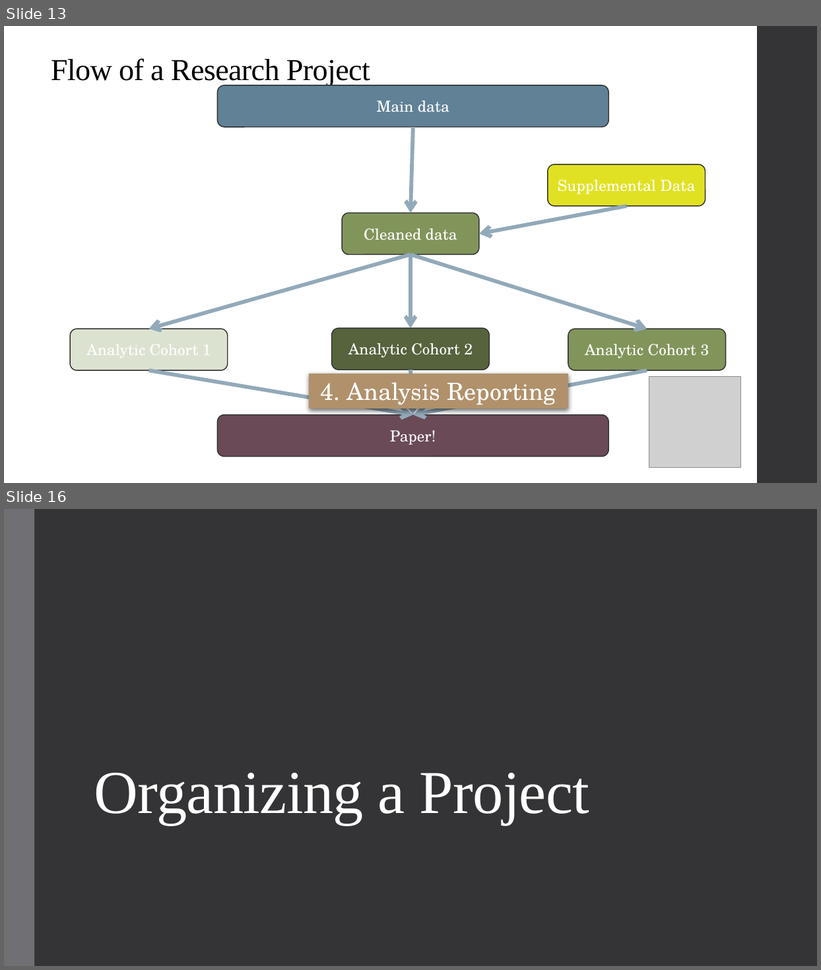
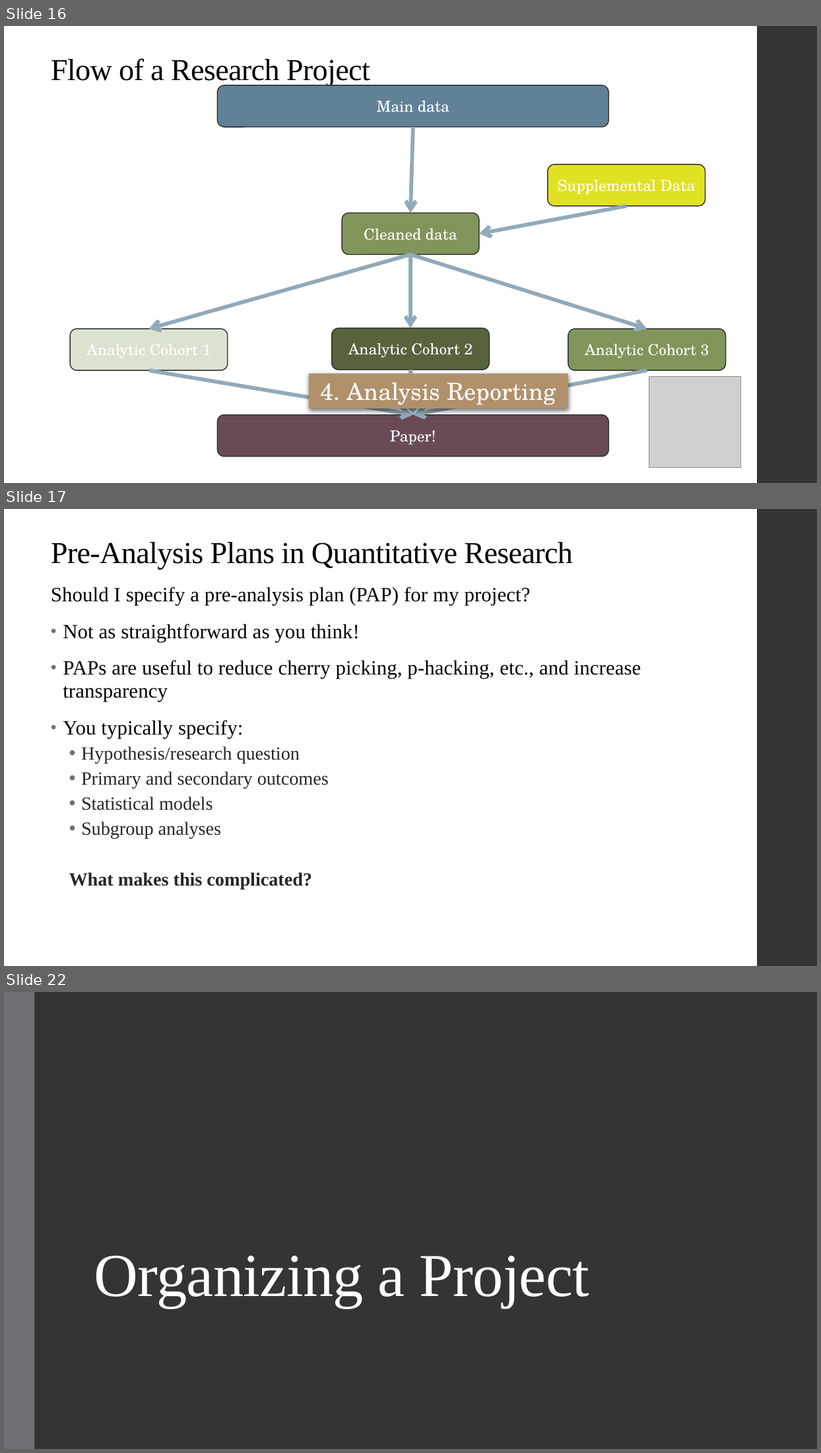
Before and after one commit to alex-hoagland/HAD5744, a slide deck: Lecture05_DataCleaning/Lecture5_DataCleaning-ResearchDesign.pptx. Shown one above the other, each under a label of ours: slides 13 and 16 before the commit, slides 16, 17 and 22 after it; the slides between them are not shown. The pictures are 821x970 and 821x1453 pixels, drawn with LibreOffice and Linux fonts; fonts in the diff are those of the drawing; grey boxes stand for pictures. Boxes give left, top, right and bottom in pixels: in the first picture for what was removed or moved away, otherwise in the second. Text is boxed around its words. In the diff, an @@ line names an element or a change of style, - is before the commit and + after.

```diff
--- a/Lecture05_DataCleaning/Lecture5_DataCleaning-ResearchDesign.pptx
+++ b/Lecture05_DataCleaning/Lecture5_DataCleaning-ResearchDesign.pptx
@@ slide 17 added at (4,509,817,966), background #FFFFFF; not listed: 1 template element that a slide beside it also shows @@
@@ title added at (51,542,573,569), 36 pt, text #000000 @@
+Pre-Analysis Plans in Quantitative Research
@@ text added at (51,587,642,889), 24 pt, text #000000 @@
+Should I specify a pre-analysis plan (PAP) for my project?
+• Not as straightforward as you think!
+• PAPs are useful to reduce cherry picking, p-hacking, etc., and increase transparency
+• You typically specify:
+  • Hypothesis/research question
+  • Primary and secondary outcomes
+  • Statistical models
+  • Subgroup analyses
+  What makes this complicated?
@@ what was slide 13 is now slide 16 @@
@@ what was slide 16 is now slide 22 @@
```
Also in this commit, not shown: 10 slides changed, 5 other slides added, 7 other files.
